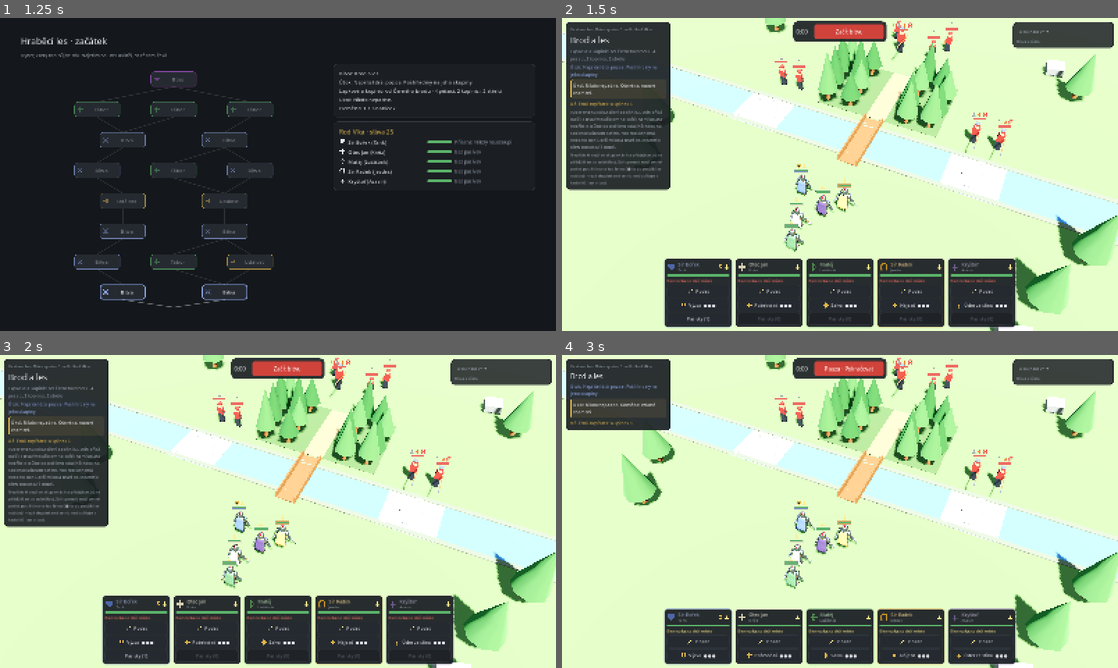
Above: before the commit, frames 1-4 (two rows, left to right).
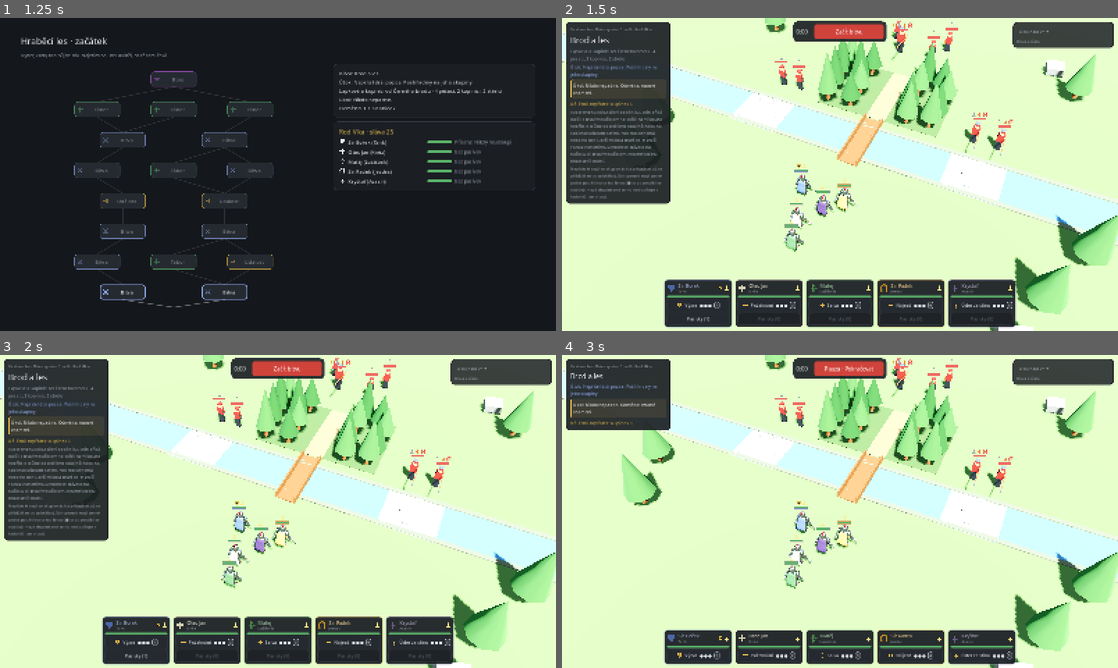
Above: after the commit, the same moments.

Repository: tomaspatolan-bit/roguelike
Game: Godot game, scene res://scenes/run/run.tscn
The game is run twice, just before and just after one commit, with the same random seed, the same clock (stepped at 60 frames per second) and the same inputs.
Inputs (mouse positions are in pixels of both pictures, inside the frame that each line leads up to):
- Up to frame 1 (1.25 s): click "Nový běh" at 0.5 s
- Up to frame 2 (1.5 s): click "Bitva" at 1.25 s
- Up to frame 3 (2 s): no input
- Up to frame 4 (3 s): click "Začít bitvu" at 2 s; click (834, 367) at 2.77 s

Frame 1 is identical in both runs. In frame 2, 7.2% of the frame differs, in the area x 0-82%, y 38-93%; in frame 3, 7.2%; in frame 4, 5.9%.

Commit message:
Karta hrdiny bez rozkazů, klávesa u schopnosti, H drží místo
Tom: text rozkazu a Poslat na kartě jsou zbytečné, u schopnosti chybí
klávesa. Karta má jen zdraví, stav a schopnost s klávesou v rámečku;
H zruší rozkaz vybraným. Deník: směr odměn = interakce mezi hrdiny
(odměna i riziko, vzor Slib odříkání).

Co-Authored-By: Claude Opus 5.5 <noreply@anthropic.com>
Claude-Session: https://claude.ai/code/session_01YTcC7gpzrVVeumCwLBkTTm

Diff:
--- a/scripts/battle/battle.gd
+++ b/scripts/battle/battle.gd
@@ -338,6 +338,12 @@
 	_refresh_panel()
 
 
+## H: vybraní hrdinové zruší rozkaz a drží místo, kde stojí.
+func _hold_selected() -> void:
+	for id: String in _selection_alive():
+		_clear_order(id)
+
+
 ## Ctrl+A: vybere všechny živé hrdiny.
 func _select_all() -> void:
 	if phase == Phase.OVER:
@@ -523,6 +529,8 @@
 			KEY_A:
 				if (event as InputEventKey).ctrl_pressed:
 					_select_all()
+			KEY_H:
+				_hold_selected()
 			KEY_1:
 				_ability_by_index(0)
 			KEY_2:
--- a/scripts/battle/battle_ui.gd
+++ b/scripts/battle/battle_ui.gd
@@ -278,6 +278,22 @@
 
 
 ## Tlačítko s ikonkou a textem (popisek je Label uvnitř, aby šel měnit v update_dynamic).
+## Klávesová zkratka na tlačítku: malý rámeček s klávesou za textem (text tlačítka zůstává první Label).
+func _add_keycap(b: Button, key: String) -> void:
+	var h := b.get_child(0) as HBoxContainer
+	var cap := PanelContainer.new()
+	cap.mouse_filter = Control.MOUSE_FILTER_IGNORE
+	cap.size_flags_vertical = Control.SIZE_SHRINK_CENTER
+	cap.add_theme_stylebox_override("panel", _box(Color(1, 1, 1, 0.08), 4, 2, MUTED, 1))
+	var l := _label(key, 11, INK)
+	l.mouse_filter = Control.MOUSE_FILTER_IGNORE
+	l.horizontal_alignment = HORIZONTAL_ALIGNMENT_CENTER
+	l.custom_minimum_size = Vector2(12, 0)
+	cap.add_child(l)
+	h.add_child(cap)
+	b.custom_minimum_size.x += 26.0
+
+
 func _icon_button(kind: String, text: String, icon_col: Color = INK) -> Button:
 	var b := Button.new()
 	var h := HBoxContainer.new()
@@ -426,7 +442,7 @@
 	if sim.sleeping_pods() > 0:
 		info_box.add_child(_label("Dál čeká nepřátel: skupinek %d" % sim.sleeping_pods(), 13, GLORY))
 	if deploy:
-		info_box.add_child(_label("Vyber hrdinu (klik, tažení obdé …(154 unchanged characters)… má nebo ho splnil, drží místo a brání se. Mezerník bitvu pozastaví i spustí.", 12, MUTED, true))
+		info_box.add_child(_label("Vyber hrdinu (klik, tažení obdé …(154 unchanged characters)… má nebo ho splnil, drží místo a brání se (H zruší rozkaz vybraným). Schopnost: klávesa na tlačítku, cíl pravým tlačítkem. Mezerník bitvu pozastaví i spustí.", 12, MUTED, true))
 		info_box.add_child(_label("Nepřátelé stojí ve skupinkách a přidají se, až se přiblížíš nebo uslyší boj. Schopnosti mají pevný počet použití na celou bitvu (●) a po použití se nabíjejí; mezi skupinkami se nic nedoplňuje a kněz léčí jen v boji.", 12, MUTED, true))
 
 
@@ -480,7 +496,6 @@
 ## Karty hrdinů; zvýrazněné jsou vybraní (selection). Rozkaz k ústupu v bitvě porušuje
 ## přísahu Nikdy neustoupí (battle.gd se zeptá).
 func _build_cards(sim: Sim, selection: Array, in_battle: bool, order_id: String, aim_id: String) -> void:
-	var idx_key := 0
 	for u in sim.knights():
 		var sel := selection.has(u.id)
 		var card := PanelContainer.new()
@@ -522,35 +537,13 @@
 			cards_row.add_child(card)
 			continue
 
-		idx_key += 1
-		var no_order := u.order == "" and not in_battle
-		var bl := _label(sim.order_text(u.id), 12, BAD if no_order else ORDER_COL, true)
-		bl.tooltip_text = "Bez rozkazu hrdina drží místo a brání se. Pošli ho tlačítkem Poslat." if no_order else "Rozkaz hrdiny. Změníš ho kdykoli: vyber hrdinu a klikni pravým, nebo Poslat."
-		bl.mouse_filter = Control.MOUSE_FILTER_PASS
-		v.add_child(bl)
-		var orow := HBoxContainer.new()
-		orow.add_theme_constant_override("separation", 4)
-		var picking := order_id == u.id
-		var ob := _icon_button("route", "Vyber cíl…" if picking else "Poslat", ORDER_COL)
-		ob.tooltip_text = "Klikni (levým nebo pravým) na místo, na nepřítele (skupina) nebo na spojence. Esc zruší." if picking else "Poslat hrdinu: na místo, na skupinu nepřátel, nebo ke spojenci."
-		ob.size_flags_horizontal = Control.SIZE_EXPAND_FILL
-		if picking:
-			ob.add_theme_stylebox_override("normal", _box(Color("#3a3220"), 7, 8, GLORY, 1))
-		ob.pressed.connect(func() -> void: order_pressed.emit(id))
-		orow.add_child(ob)
-		if u.order != "":
-			var cb := Button.new()
-			cb.text = "✕"
-			cb.tooltip_text = "Zrušit rozkaz (hrdina bude držet místo, kde stojí)"
-			cb.custom_minimum_size = Vector2(32, 36)
-			cb.pressed.connect(func() -> void: order_clear_pressed.emit(id))
-			orow.add_child(cb)
-		v.add_child(orow)
 		var a := sim.ability_of(u.id)
 		if not a.is_empty():
-			var ab := _icon_button(ABILITY_ICONS.get(u.ability, "glory"), "%s [%d]" % [a["name"], idx_key], GLORY)
+			var key := sim.knights().find(u) + 1   # klávesa 1–5 podle pořadí karet (battle.gd _ability_by_index)
+			var ab := _icon_button(ABILITY_ICONS.get(u.ability, "glory"), String(a["name"]), GLORY)
 			ab.size_flags_horizontal = Control.SIZE_EXPAND_FILL
 			ab.tooltip_text = String(a["desc"])
+			_add_keycap(ab, str(key))
 			if aim_id == u.id:
 				ab.add_theme_stylebox_override("normal", _box(Color("#3a3220"), 7, 8, GLORY, 2))
 				ab.tooltip_text += "\nKlikni na bojiště (levým nebo pravým), Esc zruší."
--- a/tests/screenshot_battle.gd
+++ b/tests/screenshot_battle.gd
@@ -216,6 +216,17 @@
 	var cam_ok := (scene.get("selection") as Array) == ["tank"]
 	scene.call("_select_all")
 	print("Karta a Ctrl+A: %s" % ("OK" if cam_ok and (scene.get("selection") as Array).size() == alive_k else "CHYBA"))
+	# H: vybraní drží místo; karta má schopnost s klávesou a nemá Poslat ani text rozkazu
+	scene.call("_set_selected", "jezdec")
+	scene.call("_hold_selected")
+	var held := String(sim.call("by_id", "jezdec").get("order")) == ""
+	var ui: Variant = scene.get("ui")
+	var texts: Array = []
+	for l: Label in (ui.get("cards_row") as Node).find_children("*", "Label", true, false):
+		texts.append(l.text)
+	var clean := not texts.has("Poslat") and not texts.any(func(t: String) -> bool: return t.begins_with("Se spojencem") or t.begins_with("Bez rozkazu"))
+	print("H drží místo, karta bez Poslat, schopnost s klávesou: %s" % ("OK" if held and clean and texts.has("1") else "CHYBA (%s, %s)" % [held, texts]))
+	scene.call("_select_all")
 	# náhled pravého tlačítka nad nepřítelem (kamera se po druhém kliku na kartu natočila, pozice znovu)
 	screen = cam.unproject_position((views[String(foe.get("id"))] as Node3D).global_position + Vector3(0, 1.0, 0))
 	scene.call("_pointer_move", screen)
Not shown, changed: README.md
Not shown, changed: docs/context/scena-bitvy.md
Not shown, changed: docs/context/testy.md
Not shown, changed: docs/context/ui.md
Not shown, changed: docs/plan.md
Not shown, changed: docs/playtesty.md
Not shown, changed: docs/rozhodnuti.md
Not shown, changed: docs/stav.md
